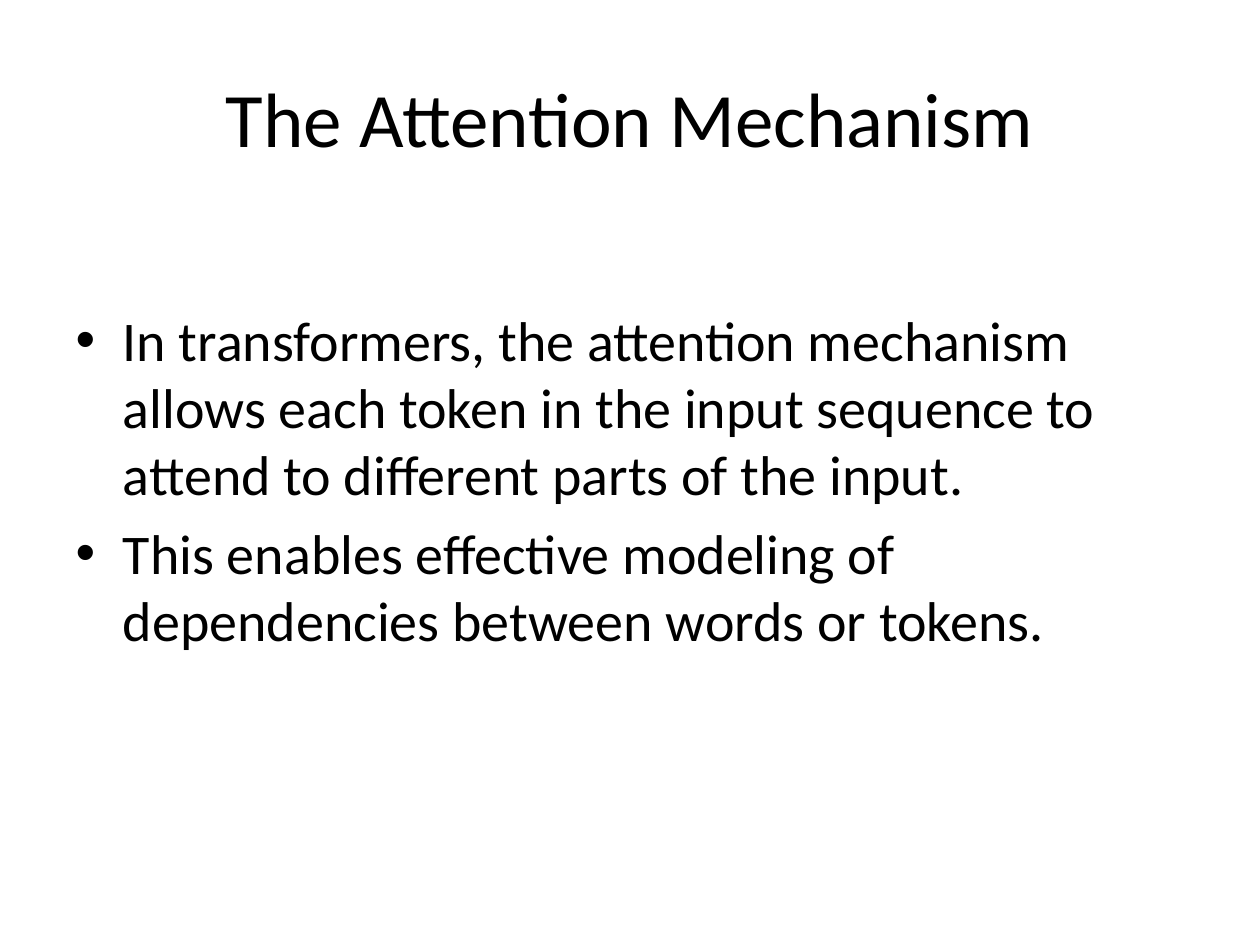
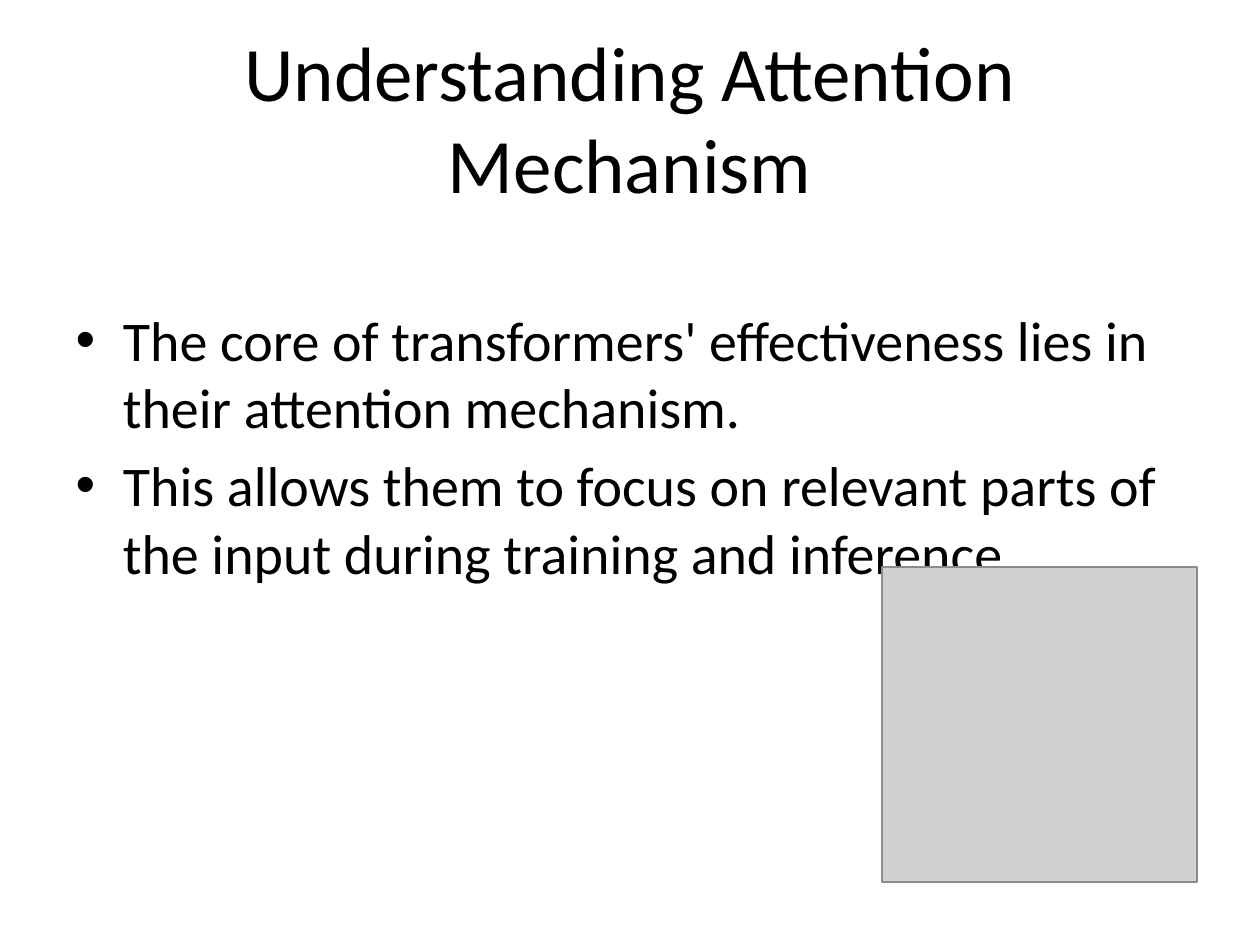
Before and after one commit to Kietnehi/AI-AGENT, a slide deck: slide 3 of backend/slides/presentation_generate_slide_for_explain_arc.pptx. Drawn at 1260x945 pixels with LibreOffice and Linux fonts; fonts in the diff are those of the drawing; grey boxes stand for pictures. Boxes give left, top, right and bottom in pixels: in the first picture for what was removed or moved away, otherwise in the second. Text is boxed around its words. In the diff, an @@ line names an element or a change of style, - is before the commit and + after.

```diff
--- a/backend/slides/presentation_generate_slide_for_explain_arc.pptx
+++ b/backend/slides/presentation_generate_slide_for_explain_arc.pptx
@@ title at (x1=244, y1=47, x2=1015, y2=194): text changed @@
-The Attention Mechanism
+Understanding Attention Mechanism
@@ text at (x1=123, y1=322, x2=1156, y2=587): text changed @@
-• In transformers, the attention mechanism allows each token in the input sequence to attend to different parts of the input.
-• This enables effective modeling of dependencies between words or tokens.
+• The core of transformers' effectiveness lies in their attention mechanism.
+• This allows them to focus on relevant parts of the input during training and inference.
@@ picture added at (x1=882, y1=567, x2=1197, y2=882) @@
```
Also in this commit, not shown: 2 other slides changed, 3 slides added, 3 slides removed, 3 other files.
